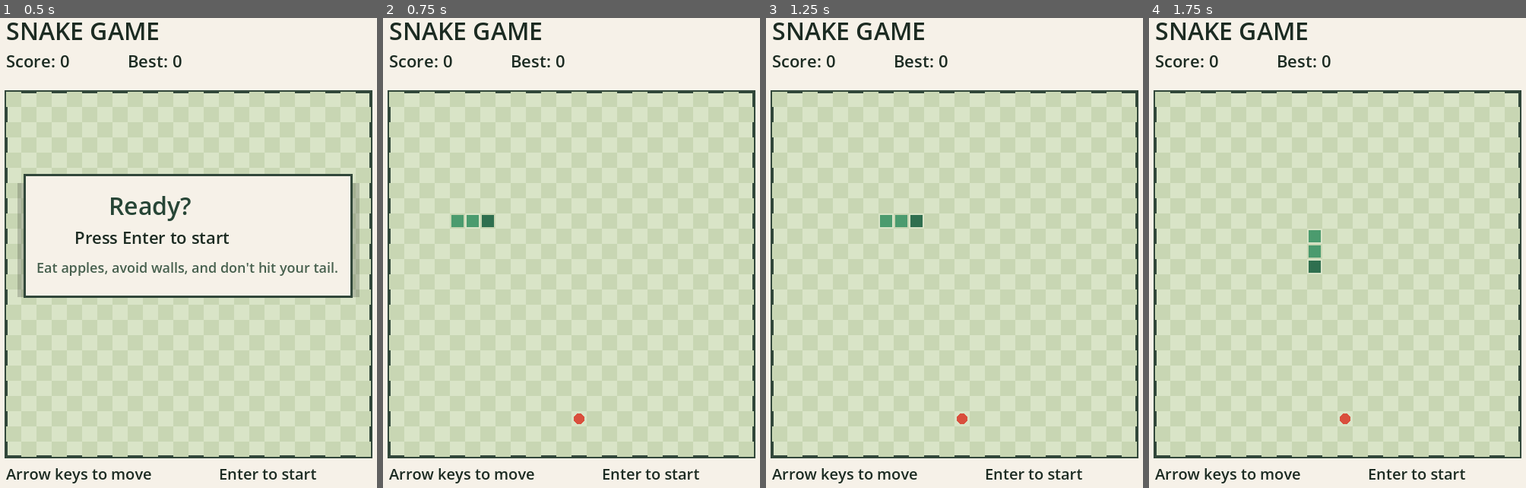
Above: before the commit, frames 1-4 (left to right).
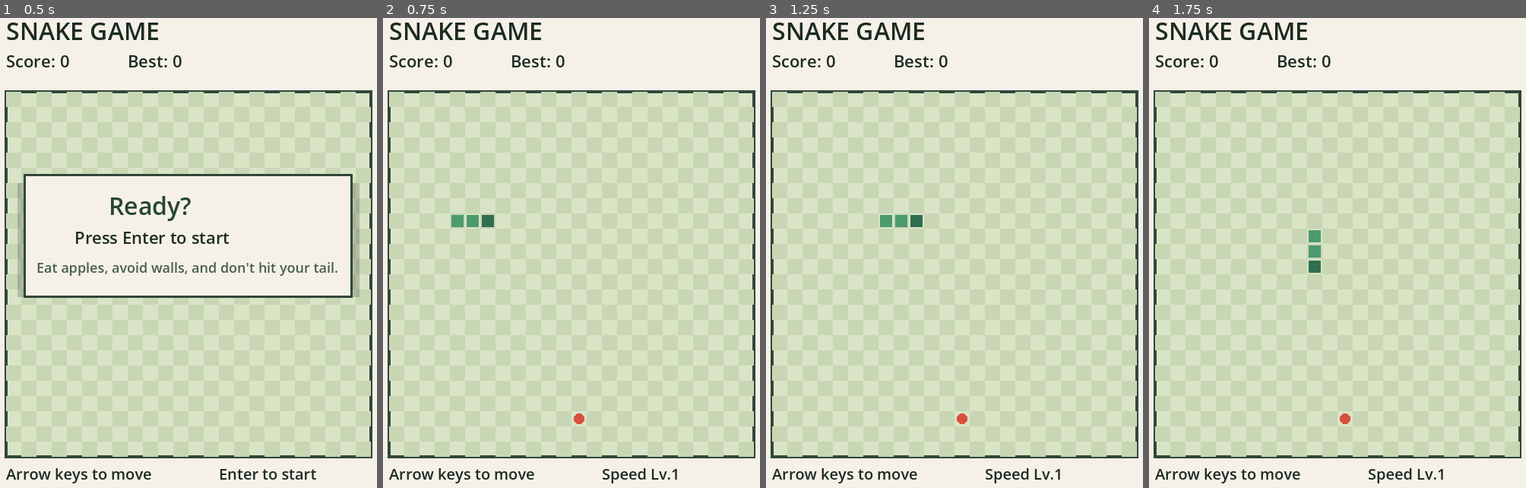
Above: after the commit, the same moments.

Repository: jinyelimy/snake-game
Game: Godot game, scene res://scenes/main.tscn
Same seed, same stepped clock (60 frames per second), same inputs: the game is played once before the commit and once after it.
Inputs:
- Up to frame 1 (0.5 s): no input
- Up to frame 2 (0.75 s): tap Enter (ui_accept) at 0.5 s; hold Right (ui_right) from 0.53 s (still down)
- Up to frame 3 (1.25 s): keep holding Right (ui_right); tap Enter (ui_accept) at 0.77 s
- Up to frame 4 (1.75 s): release Right (ui_right) at 1.28 s; hold Down (ui_down) from 1.28 s (still down); tap Enter (ui_accept) at 1.52 s

Frame 1 is identical in both runs. In frame 2, 0.3% of the frame differs, in the area x 58-84%, y 95-100%; in frame 3, 0.3%; in frame 4, 0.3%.

Commit message:
Update gameplay screenshot

Diff:
--- a/scripts/main.gd
+++ b/scripts/main.gd
@@ -122,18 +122,21 @@
 
 func prepare_readme_capture() -> void:
 	snake = [
-		Vector2i(11, 12),
-		Vector2i(10, 12),
-		Vector2i(9, 12),
-		Vector2i(8, 12),
-		Vector2i(8, 11),
-		Vector2i(8, 10),
+		Vector2i(16, 8),
+		Vector2i(15, 8),
+		Vector2i(14, 8),
+		Vector2i(13, 8),
+		Vector2i(12, 8),
+		Vector2i(12, 9),
+		Vector2i(12, 10),
+		Vector2i(13, 10),
+		Vector2i(14, 10),
 	]
 	direction = Vector2i.RIGHT
 	pending_direction = direction
-	food = Vector2i(15, 12)
-	score = 7
-	best_score = 12
+	food = Vector2i(19, 8)
+	score = 14
+	best_score = 22
 	state = GameState.PLAYING
 	move_accumulator = 0.0
 	queue_redraw()
@@ -232,7 +235,7 @@
 	draw_string(
 		ThemeDB.fallback_font,
 		Vector2(360, 650),
-		"Enter to start",
+		playing_hint_text(),
 		HORIZONTAL_ALIGNMENT_LEFT,
 		-1,
 		20,
@@ -253,6 +256,14 @@
 		)
 
 
+func playing_hint_text() -> String:
+	if state == GameState.PLAYING:
+		return "Speed Lv.%d" % (1 + int(score / 4))
+	if state == GameState.GAME_OVER:
+		return "Enter to retry"
+	return "Enter to start"
+
+
 func draw_overlay(title: String, subtitle: String, detail: String) -> void:
 	draw_rect(Rect2(Vector2(95, 260), Vector2(450, 150)), Color(0, 0, 0, 0.18), true)
 	draw_rect(Rect2(Vector2(105, 250), Vector2(430, 160)), Color("f6f1e8"), true)
Binary file changed: screenshots/gameplay.png
